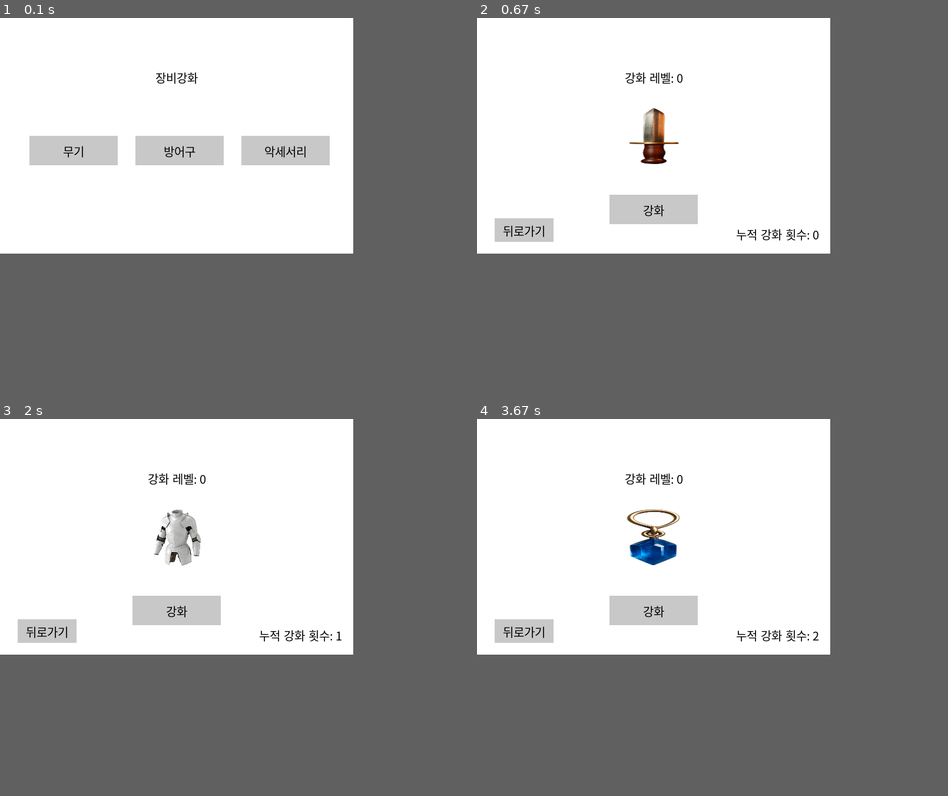
Above: before the commit, frames 1-4 (two rows, left to right).
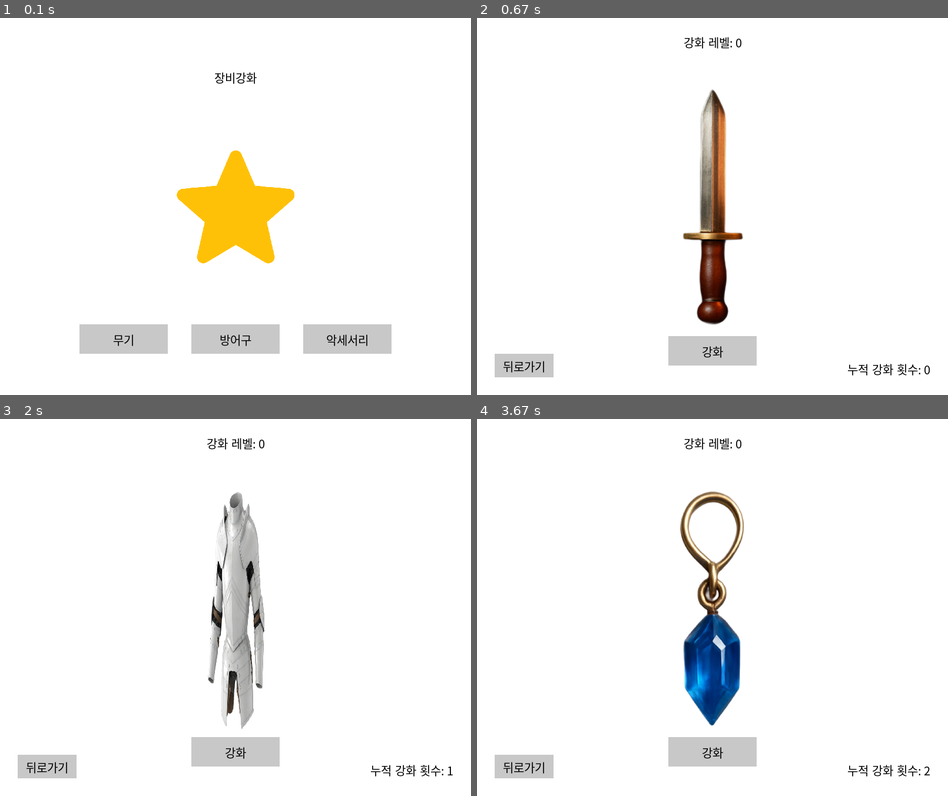
Above: after the commit, the same moments.

Repository: lllllIIIIlll/enchant_simul_project
Game: pygame game, started from game.py
The game is run twice, just before and just after one commit, with the same random seed, the same clock (stepped at 60 frames per second) and the same inputs.
Inputs (mouse positions are in pixels of both pictures, inside the frame that each line leads up to):
- Up to frame 1 (0.1 s): no input
- Up to frame 2 (0.67 s): click "무기" at 0.38 s
- Up to frame 3 (2 s): click "강화" at 0.72 s; click (89, 550) at 1.05 s; click "뒤로가기" at 1.38 s; click "방어구" at 1.72 s
- Up to frame 4 (3.67 s): click "강화" at 2.55 s; click (646, 528) at 2.88 s; click "뒤로가기" at 3.22 s; click "악세서리" at 3.55 s
In our replay, the window is 600x400 before the commit and 800x640 after it. These sizes can differ from the game's own. Grey fills any space a smaller window leaves; there, only what the larger window draws over its background counts as a difference.

The runs differ from the first frame. In frame 1, 13% of the frame differs, in the area x 6-84%, y 14-90%; in frame 2, 9.2%; in frame 3, 10%; in frame 4, 10%.

Commit message:
add mini_game timer, we need image of enchant icon

Diff:
--- a/game.py
+++ b/game.py
@@ -4,7 +4,7 @@
 from mini_game import mini_game_popup
 
 pygame.init()
-screen = pygame.display.set_mode((600, 400))
+screen = pygame.display.set_mode((800, 640))
 pygame.display.set_caption("장비강화")
 font = pygame.font.SysFont("malgun gothic", 20)
 
@@ -41,6 +41,7 @@
 running = True
 while running:
     screen.fill((255, 255, 255))
+    screen_width, screen_height = screen.get_size()
 
     for event in pygame.event.get():
         if event.type == pygame.QUIT:
@@ -53,14 +54,19 @@
                         selected_type = btn.text
                         enchant_level = 0
                         result_msg = ""
-
             else:
-                enhance_btn = Button((225, 300, 150, 50), "강화")
-                back_btn = Button((30, 340, 100, 40), "뒤로가기")
+                # 강화 버튼: 중 하단
+                enhance_btn = Button(
+                    ((screen_width - 150) // 2, screen_height - 100, 150, 50), "강화"
+                )
+                # 뒤로가기 버튼: 좌 하단
+                back_btn = Button(
+                    (30, screen_height - 70, 100, 40), "뒤로가기"
+                )
                 if enhance_btn.is_clicked(event.pos):
                     equip = next((e for e in equipment_data if e["type"] == selected_type), None)
                     if equip:
-                        mini_result = mini_game_popup(screen)  # 메인 화면 위에 popup처럼 출력
+                        mini_result = mini_game_popup(screen)
                         enchant_level, result_msg = enchant(equip, enchant_level, mini_result)
                         enchant_count += 1
                         popup_timer = pygame.time.get_ticks()
@@ -71,80 +77,101 @@
 
     if selected_type is None:
         title = font.render("장비강화", True, (0, 0, 0))
-        title_rect = title.get_rect(center=(screen.get_width() // 2, 100))
+        title_rect = title.get_rect(center=(screen_width // 2, 100))
         screen.blit(title, title_rect)
-        for btn in type_buttons:
+        # type 버튼: 중 하단 정렬
+        btn_width, btn_height = 150, 50
+        btn_gap = 40
+        total_width = len(type_buttons) * btn_width + (len(type_buttons) - 1) * btn_gap
+        start_x = (screen_width - total_width) // 2
+        y = screen_height - 120
+        for i, btn in enumerate(type_buttons):
+            btn.rect = pygame.Rect(start_x + i * (btn_width + btn_gap), y, btn_width, btn_height)
             btn.draw(screen)
+
+        img_enchant = pygame.image.load("picture/star.png")
+        img_enchant = pygame.transform.scale(img_enchant, (200, 200))
+        img_rect = img_enchant.get_rect(center=(screen_width // 2, screen_height // 2 ))
+        screen.blit(img_enchant, img_rect)
+
     else:
+        # img_star: 중 상단 정렬
         try:
             max_per_row = 15
             img_size = 30
-            margin_x = 50
-            margin_y = 30
-            gap = 30
+            gap = 15
+            stars_width = min(enchant_level, max_per_row) * img_size + max(0, min(enchant_level, max_per_row) - 1) * gap
+            start_x = (screen_width - stars_width) // 2
+            y = 40  # 상단 여백
+            last_star_bottom = y
             for i in range(enchant_level):
                 row = i // max_per_row
                 col = i % max_per_row
-                x = margin_x + col * gap
-                y = margin_y + row * gap
-                img_star = pygame.image.load("picture/star.png") # 별 이미지 삽입 필요
+                x = start_x + col * (img_size + gap)
+                star_y = y + row * (img_size + gap)
+                img_star = pygame.image.load("picture/star.png")
                 img_star = pygame.transform.scale(img_star, (img_size, img_size))
-                screen.blit(img_star, (x, y))
+                screen.blit(img_star, (x, star_y))
+                last_star_bottom = max(last_star_bottom, star_y + img_size + gap)
         except Exception:
-            pass
-        # 강화 레벨 표기
+            last_star_bottom = 70
+
+        # 강화 레벨: img_star 바로 아래 중앙
         level_txt = font.render(f"강화 레벨: {enchant_level}", True, (0, 0, 0))
-        level_rect = level_txt.get_rect(center=(screen.get_width() // 2, 100))
+        level_rect = level_txt.get_rect(center=(screen_width // 2, last_star_bottom + 0))
         screen.blit(level_txt, level_rect)
-        # 선택된 타입의 장비 이미지 표기
+
+        # 장비 이미지: 화면 정 중앙에 배치
         equip = next((e for e in equipment_data if e["type"] == selected_type), None)
         if equip:
             try:
-                # enchant_level에 따라 image1, image2, image3, image4 선택
-                try:
-                    if 0 <= enchant_level < 15:
-                        img_key = "image1"
-                    elif 15 <= enchant_level < 20:
-                        img_key = "image2"
-                    elif 20 <= enchant_level < 26:
-                        img_key = "image3"
-                    elif 26 <= enchant_level <= 30:
-                        img_key = "image4"
-                    else:
-                        img_key = "image1"
-                    img = pygame.image.load(equip.get(img_key, equip["image1"]))
-                except Exception:
-                    img = pygame.image.load(equip["image1"])
-                img = pygame.transform.scale(img, (100, 100))
-                screen.blit(img, (250, 150))
+                if 0 <= enchant_level < 15:
+                    img_key = "image1"
+                elif 15 <= enchant_level < 20:
+                    img_key = "image2"
+                elif 20 <= enchant_level < 26:
+                    img_key = "image3"
+                elif 26 <= enchant_level <= 30:
+                    img_key = "image4"
+                else:
+                    img_key = "image1"
+                img = pygame.image.load(equip.get(img_key, equip["image1"]))
+                img = pygame.transform.scale(img, (120, 420))
+                img_rect = img.get_rect(center=(screen_width // 2, screen_height // 2))
+                screen.blit(img, img_rect)
             except Exception:
                 pass
-        # 강화 버튼
-        enhance_btn = Button((225, 300, 150, 50), "강화")
+
+        # 강화 버튼: 중 하단
+        enhance_btn = Button(
+            ((screen_width - 150) // 2, screen_height - 100, 150, 50), "강화"
+        )
         enhance_btn.draw(screen)
-        # 뒤로가기 버튼
-        back_btn = Button((30, 340, 100, 40), "뒤로가기")
+
+        # 뒤로가기 버튼: 좌 하단
+        back_btn = Button(
+            (30, screen_height - 70, 100, 40), "뒤로가기"
+        )
         back_btn.draw(screen)
-        # 누적 강화 횟수 우하단 중앙정렬
+
+        # 누적 강화 횟수: 우 하단
         count_txt = font.render(f"누적 강화 횟수: {enchant_count}", True, (0, 0, 0))
-        text_rect = count_txt.get_rect()
-        screen_width, screen_height = screen.get_size()
-        count_rect = count_txt.get_rect(
-            center=(screen_width - text_rect.width // 2 - 20, screen_height - text_rect.height // 2 - 20)
-        )
+        count_rect = count_txt.get_rect(bottomright=(screen_width - 30, screen_height - 30))
         screen.blit(count_txt, count_rect)
-        # result_msg 팝업 출력 (1초간)
+
+        # result_msg 팝업: 중 중단 정렬(팝업)
         if result_msg:
             now = pygame.time.get_ticks()
-            if now - popup_timer < 400:
-                popup_rect = pygame.Rect(150, 250, 300, 60)
+            if now - popup_timer < 1000:
+                popup_rect = pygame.Rect(0, 0, 300, 60)
+                popup_rect.center = (screen_width // 2, screen_height // 2)
                 pygame.draw.rect(screen, (220, 220, 220), popup_rect)
                 pygame.draw.rect(screen, (0, 0, 0), popup_rect, 2)
                 msg_txt = font.render(result_msg, True, (255, 0, 0))
                 msg_rect = msg_txt.get_rect(center=popup_rect.center)
                 screen.blit(msg_txt, msg_rect)
             else:
-                result_msg = ""  # 1초 후 팝업 메시지 제거
+                result_msg = ""
 
     pygame.display.flip()
 
--- a/mini_game.py
+++ b/mini_game.py
@@ -13,7 +13,7 @@
     bar_x = 20
     bar_y = 100
     bar_width = popup_width - 2 * bar_x
-    bar_height = 10
+    bar_height = 20
 
     center = bar_x + bar_width // 2
     success_width = 40 + random.randint(-15, 15)
@@ -61,6 +61,13 @@
         pygame.draw.rect(popup, (100, 200, 100), (success_left, bar_y, success_width, bar_height))
         popup.blit(player_img, (int(player_x), player_y))
 
+        elapsed = time.time() - start_time
+        remain = max(0, 5 - int(elapsed))
+        if remain > 0:
+            time_txt = font.render(str(remain), True, (0, 0, 0))
+            time_txt_rect = time_txt.get_rect(center=(popup_width // 2, popup_height // 2))
+            popup.blit(time_txt, time_txt_rect)
+
         # 메인 화면에 팝업 표시
         screen.blit(popup, popup_rect)
         pygame.display.flip()
